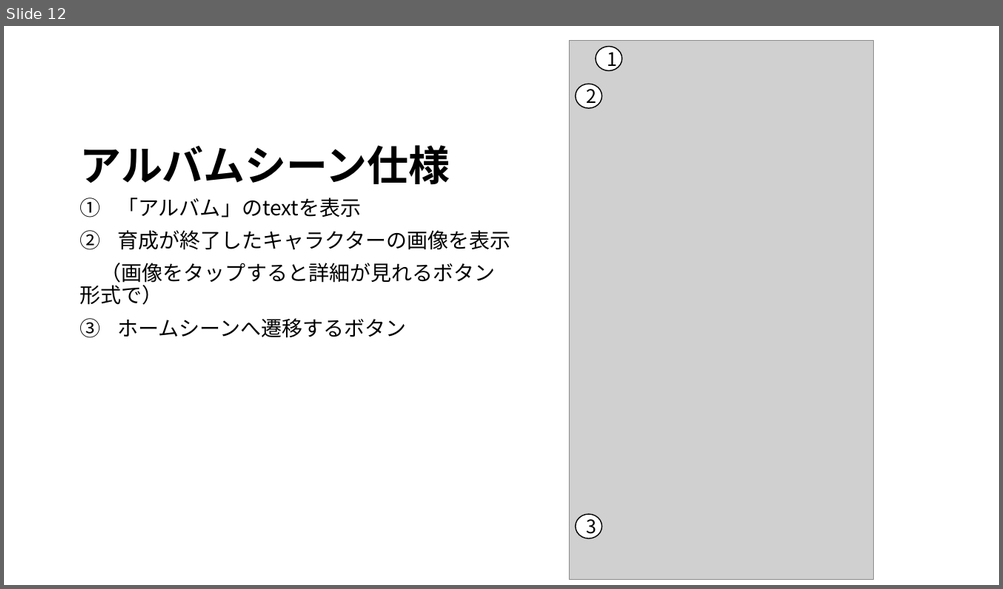
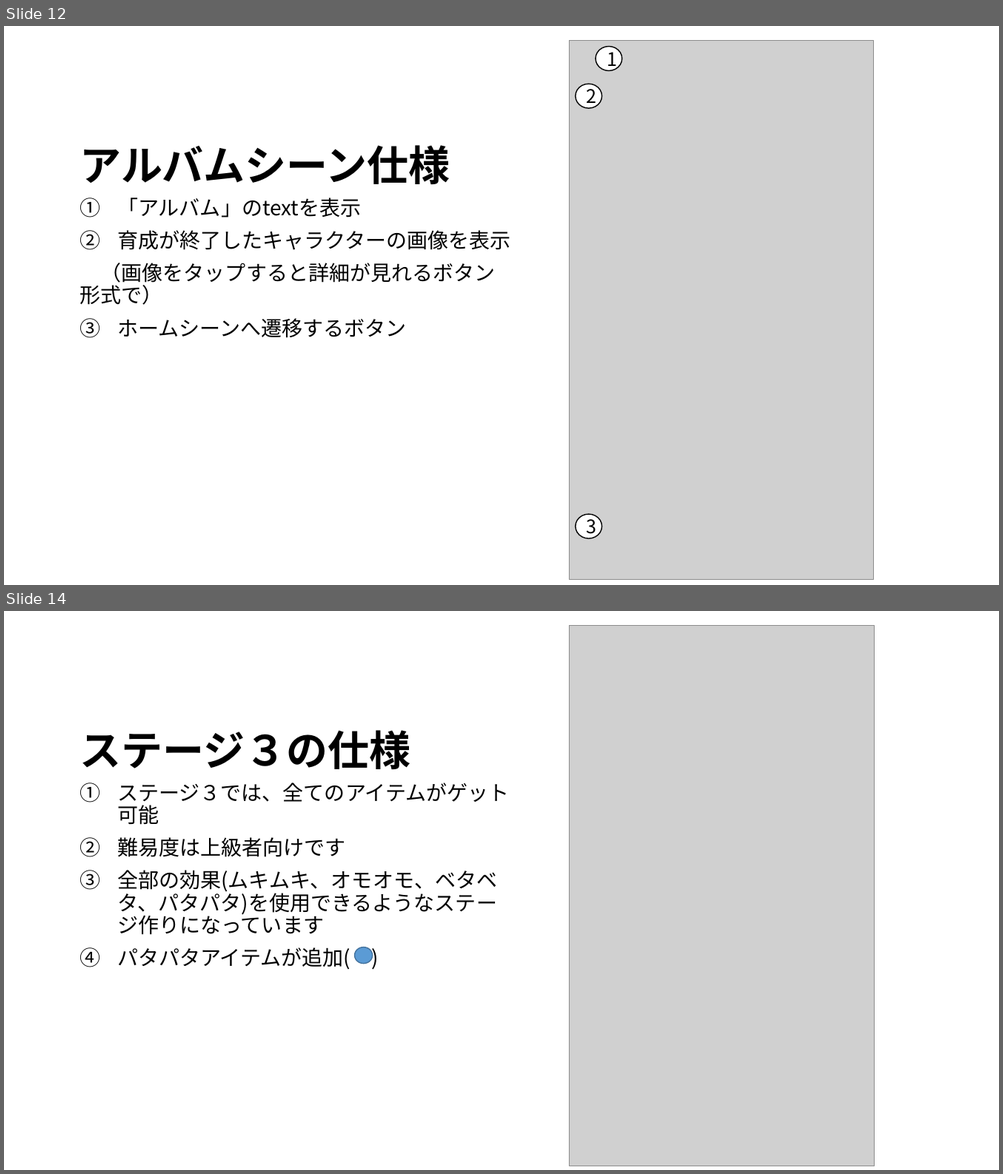
Before and after one commit to JJC-Game/StarChildren, a slide deck: Etc/仕様書/siyousho.pptx. Shown one above the other, each under a label of ours: slide 12 before the commit, slides 12 and 14 after it; the slides between them are not shown. The pictures are 1003x589 and 1003x1174 pixels, drawn with LibreOffice and Linux fonts; fonts in the diff are those of the drawing; grey boxes stand for pictures. Boxes give left, top, right and bottom in pixels: in the first picture for what was removed or moved away, otherwise in the second. Text is boxed around its words. In the diff, an @@ line names an element or a change of style, - is before the commit and + after.

Commit message:
ステージ2とステージ3の仕様を追加しました。

```diff
--- a/Etc/仕様書/siyousho.pptx
+++ b/Etc/仕様書/siyousho.pptx
@@ slide 14 added at (4,611,999,1170), background #FFFFFF @@
@@ picture added at (569,625,874,1165) @@
@@ picture added at (569,625,874,1166) @@
@@ title added at (80,730,410,769), 40 pt, text #000000, bold @@
+ステージ３の仕様
@@ text added at (117,783,509,970), 20 pt, text #000000 @@
+1. ステージ３では、全てのアイテムがゲット可能
+2. 難易度は上級者向けです
+3. 全部の効果(ムキムキ、オモオモ、ベタベタ、パタパタ)を使用できるようなステージ作りになっています
+4. パタパタアイテムが追加( )
@@ ellipse added at (355,948,373,964), fill #5B9BD5, outline #43739E 1 pt @@
```
Also in this commit, not shown: 1 other slide added.
